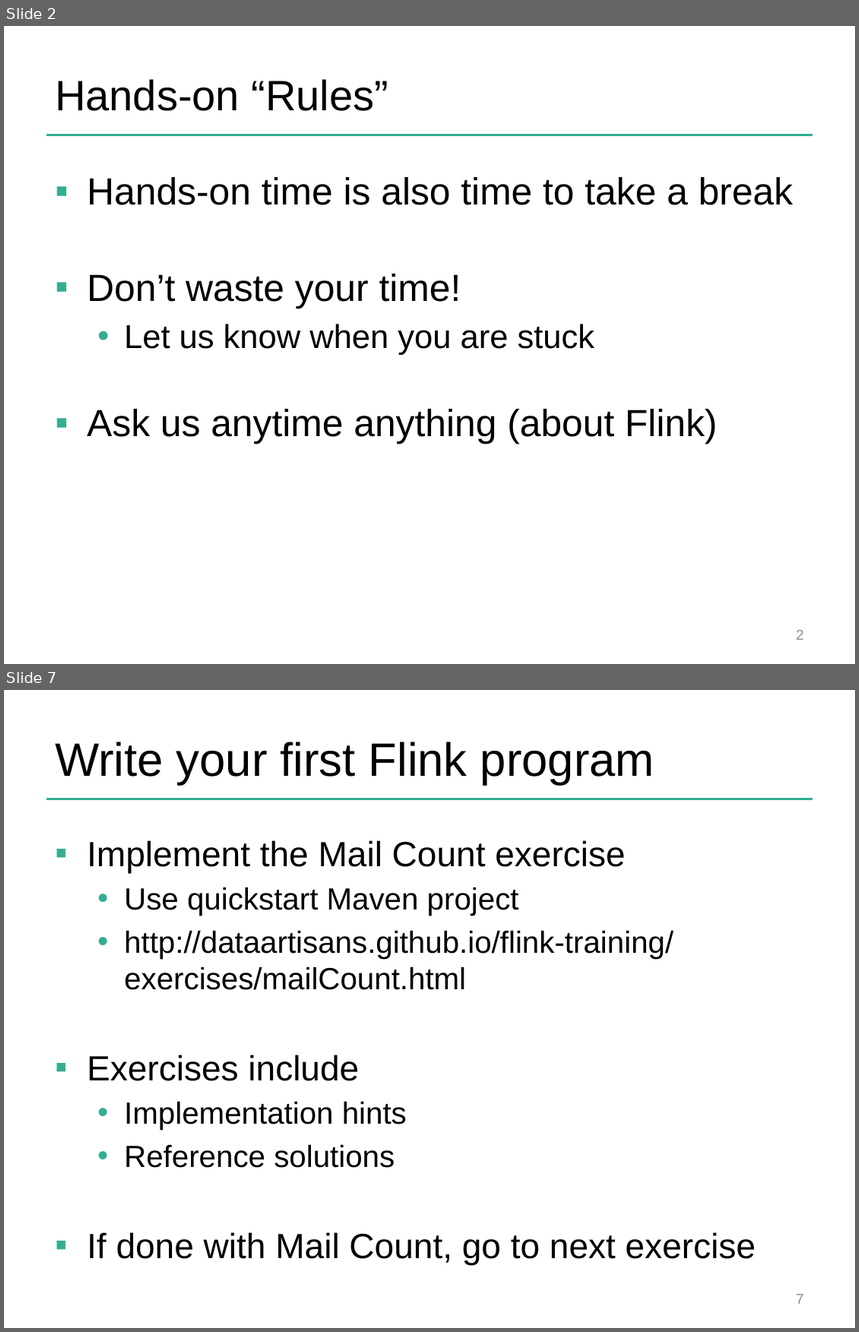
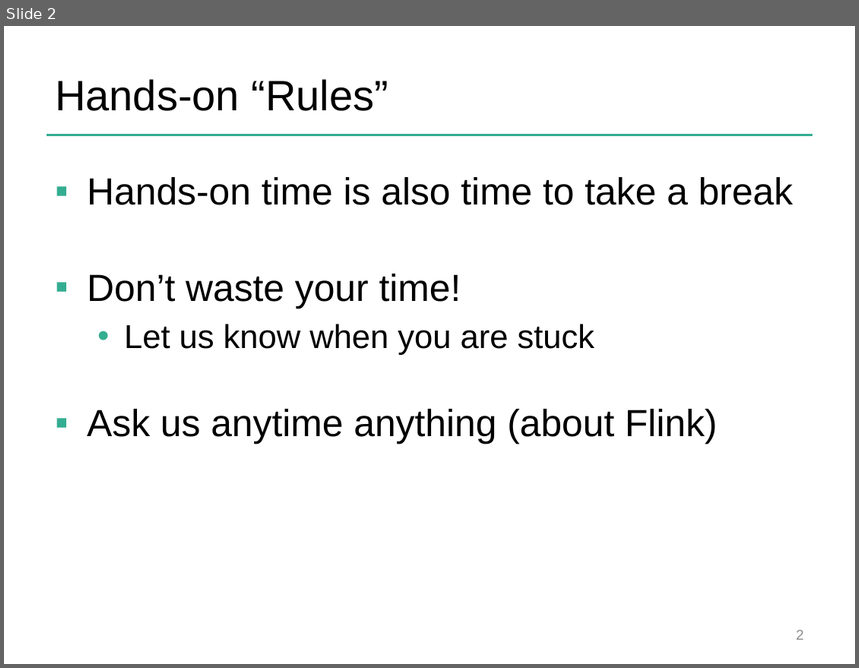
Before and after one commit to dataArtisans/flink-training-web, a slide deck: slides/flink-handon.pptx. Shown one above the other, each under a label of ours: slides 2 and 7 before the commit, slide 2 after it; the slides between them are not shown. The pictures are 859x1332 and 859x668 pixels, drawn with LibreOffice and Linux fonts; fonts in the diff are those of the drawing; background and template pictures are left out. Boxes give left, top, right and bottom in pixels: in the first picture for what was removed or moved away, otherwise in the second. Text is boxed around its words. In the diff, an @@ line names an element or a change of style, - is before the commit and + after.

```diff
--- a/slides/flink-handon.pptx
+++ b/slides/flink-handon.pptx
@@ slide 7 removed at [4, 690, 855, 1328], background #FFFFFF; not listed: 1 template element that a slide beside it also shows @@
@@ title removed at [55, 742, 655, 785] @@
-Write your first Flink program
@@ text removed at [87, 840, 756, 1265] @@
-▪ Implement the Mail Count exercise
-  • Use quickstart Maven project
-  • http://dataartisans.github.io/flink-training/exercises/mailCount.html
-▪ Exercises include
-  • Implementation hints
-  • Reference solutions
-▪ If done with Mail Count, go to next exercise
@@ page number removed at [796, 1294, 804, 1304] @@
-7
```
Also in this commit, not shown: 1 slide added, 6 other slides removed, 14 other files.
